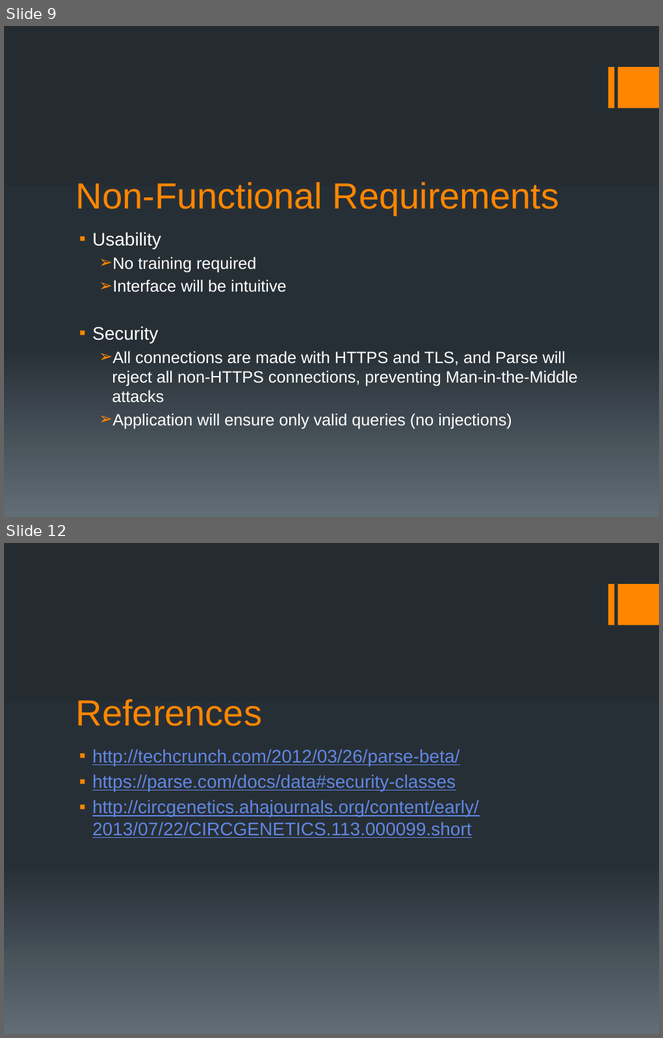
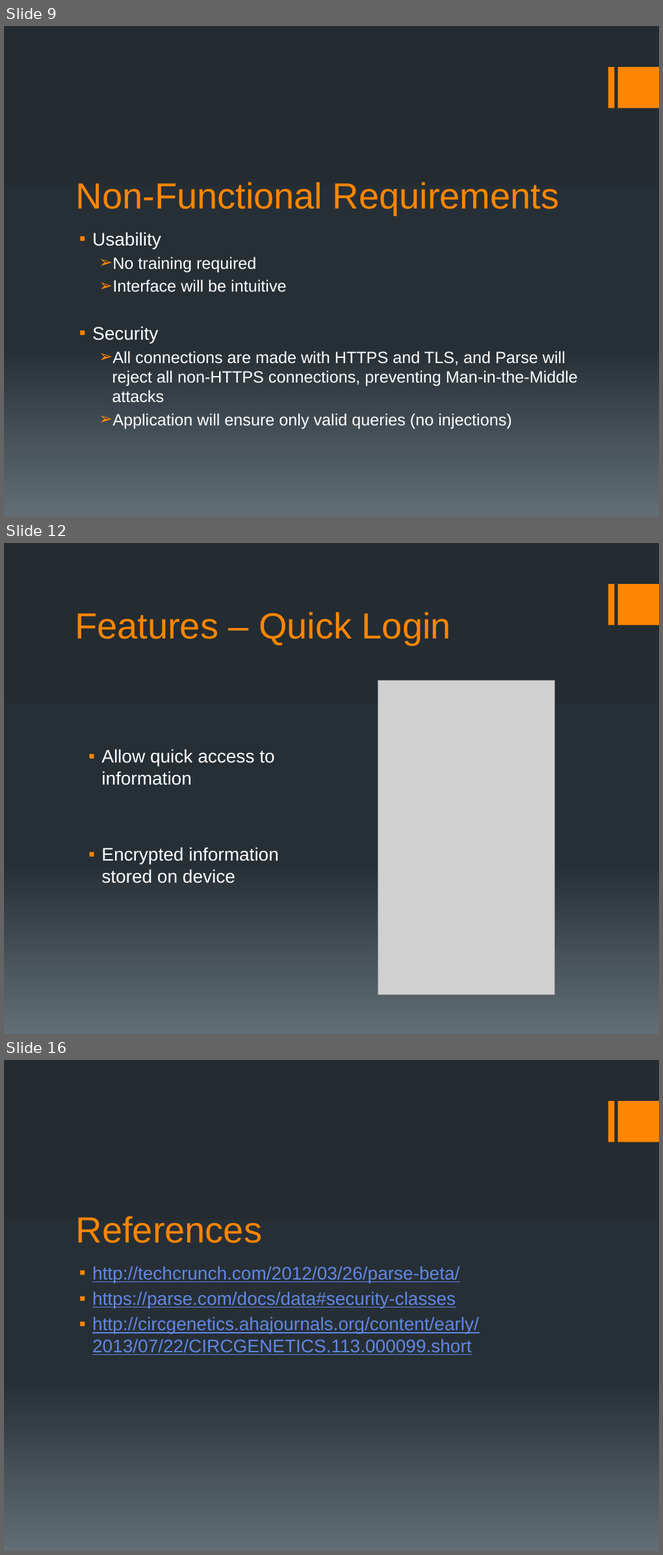
Before and after one commit to ShawnHesch/SAAPI, a slide deck: SAAPI_Walkthrough.pptx. Shown one above the other, each under a label of ours: slides 9 and 12 before the commit, slides 9, 12 and 16 after it; the slides between them are not shown. The pictures are 663x1038 and 663x1555 pixels, drawn with LibreOffice and Linux fonts; fonts in the diff are those of the drawing; grey boxes stand for pictures. Boxes give left, top, right and bottom in pixels: in the first picture for what was removed or moved away, otherwise in the second. Text is boxed around its words. In the diff, an @@ line names an element or a change of style, - is before the commit and + after.

```diff
--- a/SAAPI_Walkthrough.pptx
+++ b/SAAPI_Walkthrough.pptx
@@ slide 12 added at (x1=4, y1=543, x2=659, y2=1034), background gradient #242C33 to #273037 to #636D76; not listed: 2 template elements that a slide beside it also shows @@
@@ text added at (x1=75, y1=612, x2=451, y2=645), 40 pt, text #FF8600 @@
+Features – Quick Login
@@ picture added at (x1=378, y1=681, x2=555, y2=996) @@
@@ text added at (x1=102, y1=749, x2=279, y2=884), 20 pt, text #FFFFFF @@
+▪ Allow quick access to information
+▪ Encrypted information stored on device
@@ what was slide 12 is now slide 16 @@
```
Also in this commit, not shown: 3 slides changed, 4 other slides added, 1 slide removed, 1 other file.
